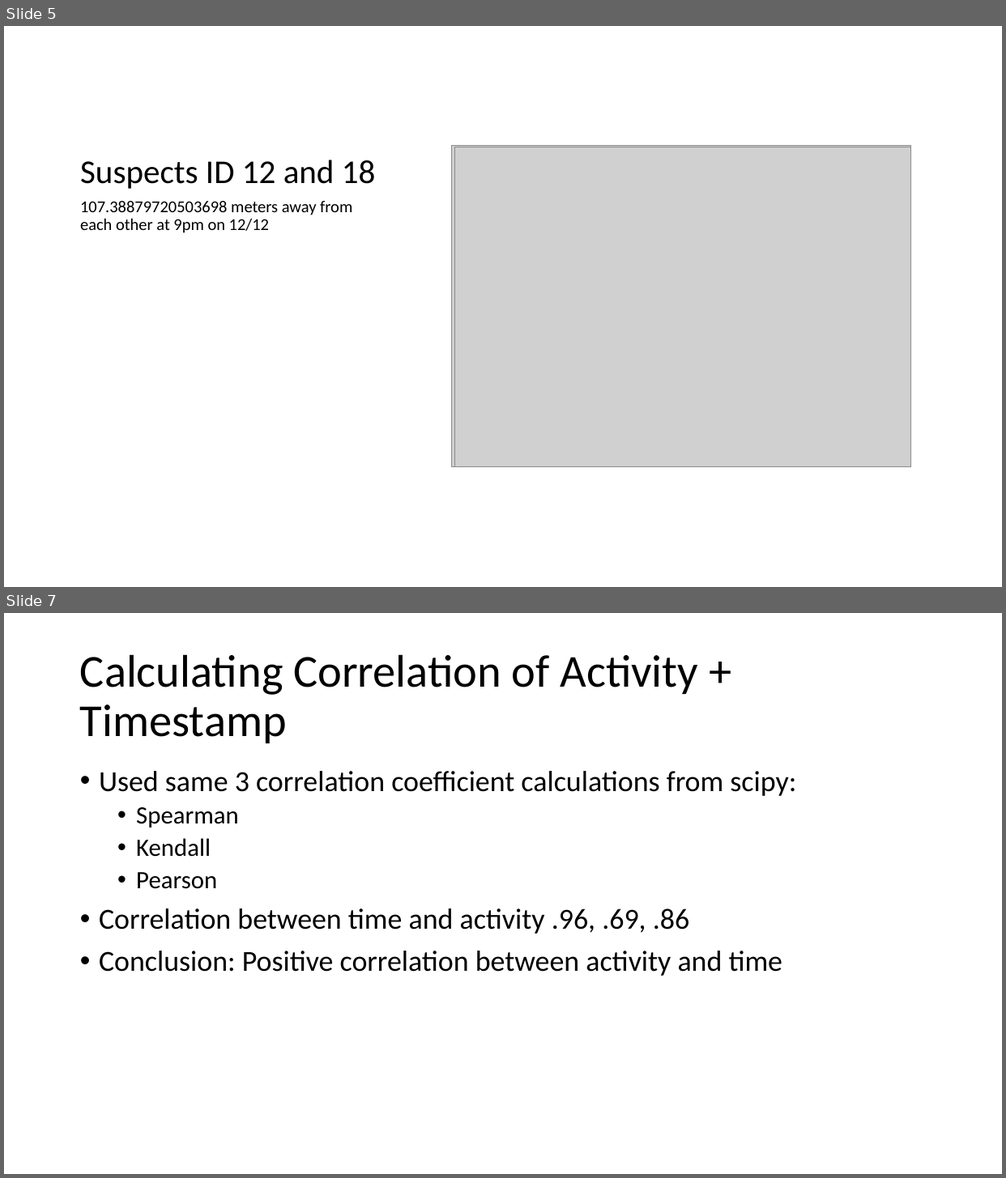
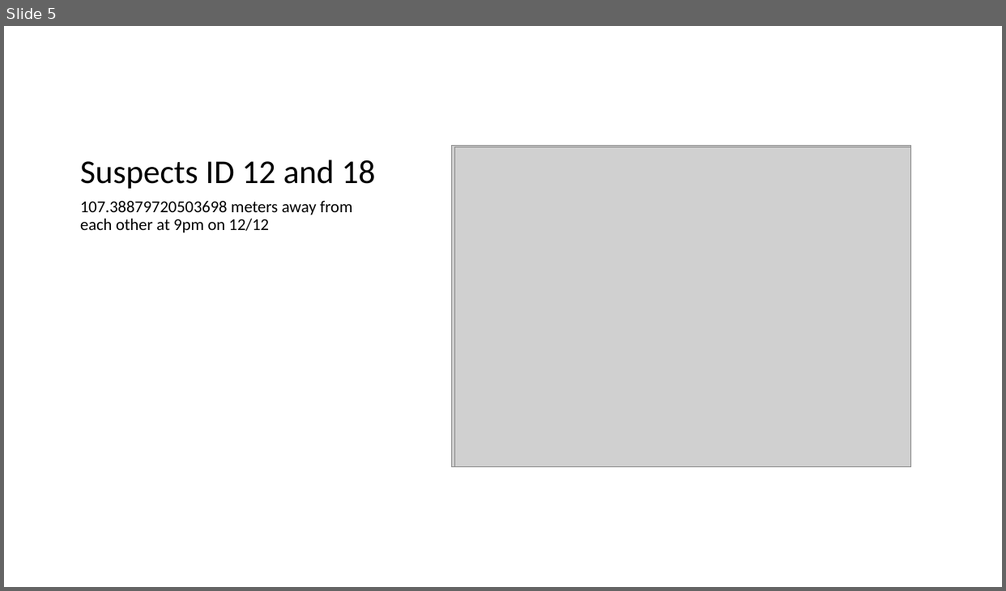
Before and after one commit to ian-mcnichols/CS_480, a slide deck: 480_HW1.pptx. Shown one above the other, each under a label of ours: slides 5 and 7 before the commit, slide 5 after it; the slides between them are not shown. The pictures are 1006x1178 and 1006x591 pixels, drawn with LibreOffice and Linux fonts; fonts in the diff are those of the drawing; grey boxes stand for pictures. Boxes give left, top, right and bottom in pixels: in the first picture for what was removed or moved away, otherwise in the second. Text is boxed around its words. In the diff, an @@ line names an element or a change of style, - is before the commit and + after.

```diff
--- a/480_HW1.pptx
+++ b/480_HW1.pptx
@@ slide 7 removed at (x1=4, y1=613, x2=1002, y2=1174), background #FFFFFF @@
@@ title removed at (x1=80, y1=654, x2=699, y2=743) @@
-Calculating Correlation of Activity + Timestamp
@@ text removed at (x1=99, y1=771, x2=796, y2=976) @@
-• Used same 3 correlation coefficient calculations from scipy:
-  • Spearman
-  • Kendall
-  • Pearson
-• Correlation between time and activity .96, .69, .86
-• Conclusion: Positive correlation between activity and time
```
Also in this commit, not shown: 1 slide changed, 1 other file.
